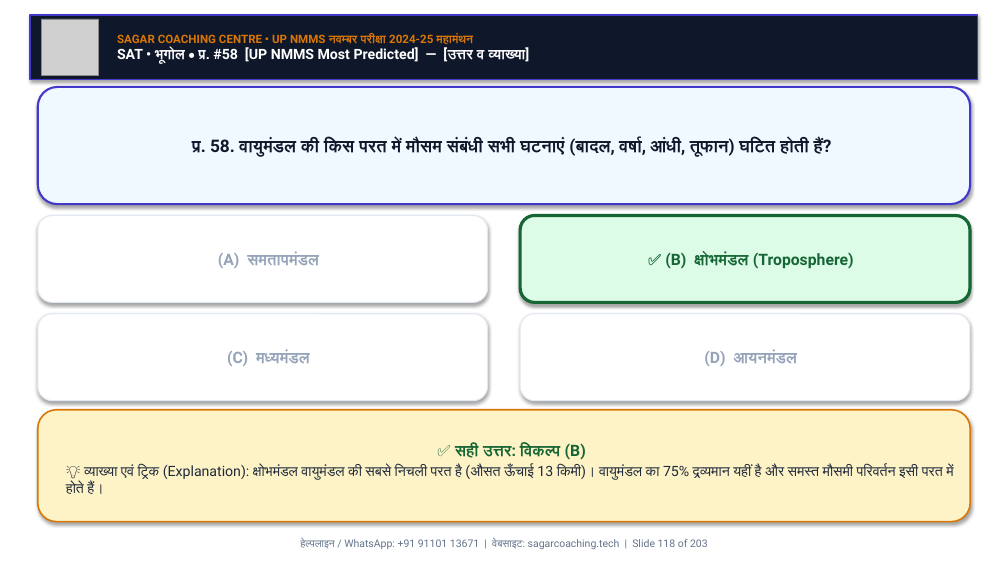
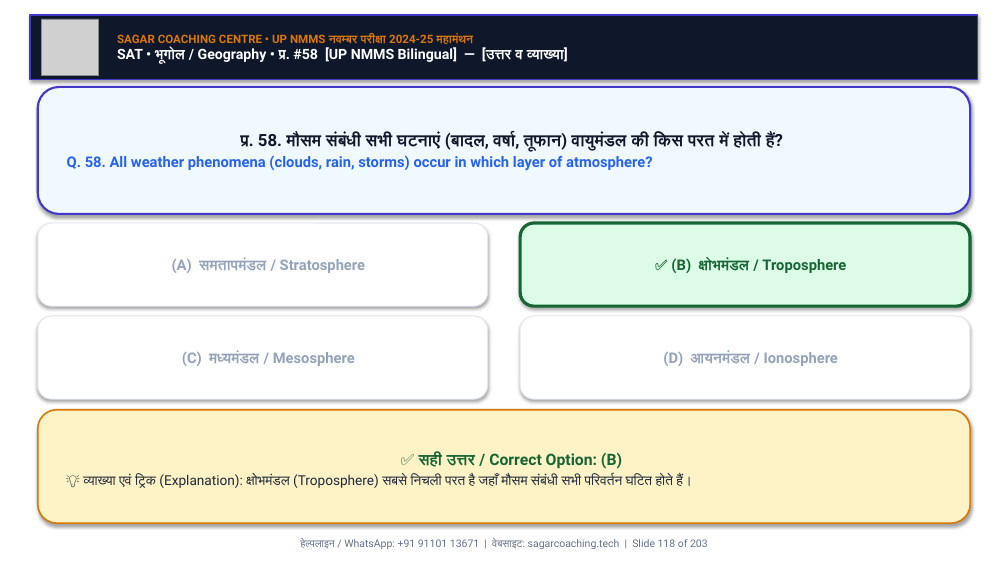
Before and after one commit to Sudhirkr85/nnms, a slide deck: slide 118 of UP_NMMS_MahaManthan_Nov_Exam_SagarSir/UP_NMMS_SAT_MahaManthan_100Q_Nov_Exam.pptx. Drawn at 1008x567 pixels with LibreOffice and Linux fonts; fonts in the diff are those of the drawing; grey boxes stand for pictures. Boxes give left, top, right and bottom in pixels: in the first picture for what was removed or moved away, otherwise in the second. Text is boxed around its words. In the diff, an @@ line names an element or a change of style, - is before the commit and + after.

Commit message:
feat: convert UP NMMS MAT & SAT MahaManthan PPTs and PDFs to bilingual (Hindi + English) format

```diff
--- a/UP_NMMS_MahaManthan_Nov_Exam_SagarSir/UP_NMMS_SAT_MahaManthan_100Q_Nov_Exam.pptx
+++ b/UP_NMMS_MahaManthan_Nov_Exam_SagarSir/UP_NMMS_SAT_MahaManthan_100Q_Nov_Exam.pptx
@@ text at <box>117,47,568,64</box>: text changed @@
-SAT • भूगोल • प्र. #58 [UP NMMS Most Predicted] — [उत्तर व व्याख्या]
+SAT • भूगोल / Geography • प्र. #58 [UP NMMS Bilingual] — [उत्तर व व्याख्या]
@@ rounded rectangle "प्र. 58. मौसम संबंधी सभी ...": place and size @@
-rounded rectangle "प्र. 58. मौसम संबंधी सभी ..." at <box>38,87,970,204</box>
+rounded rectangle "प्र. 58. मौसम संबंधी सभी ..." at <box>38,87,970,214</box>
@@ text in rounded rectangle at <box>67,133,783,170</box>: text changed; size 16.5 to 14 pt; text colour #0F172A to #2563EB @@
-प्र. 58. वायुमंडल की किस परत में मौसम संबंधी सभी घटनाएं (बादल, वर्षा, आंधी, तूफान) घटित होती हैं?
+प्र. 58. मौसम संबंधी सभी घटनाएं (बादल, वर्षा, तूफान) वायुमंडल की किस परत में होती हैं?
+Q. 58. All weather phenomena (clouds, rain, storms) occur in which layer of atmosphere?
@@ rounded rectangle "(A) समतापमंडल / Stratosphere": place and size @@
-rounded rectangle "(A) समतापमंडल / Stratosphere" at <box>38,216,488,302</box>
+rounded rectangle "(A) समतापमंडल / Stratosphere" at <box>38,223,488,306</box>
@@ rounded rectangle "✅ (B) क्षोभमंडल / Troposphere": place and size @@
-rounded rectangle "✅ (B) क्षोभमंडल / Troposphere" at <box>520,216,970,302</box>
+rounded rectangle "✅ (B) क्षोभमंडल / Troposphere" at <box>520,223,970,306</box>
@@ text in rounded rectangle at <box>172,258,365,273</box>: text changed; size 15 to 14 pt @@
-(A) समतापमंडल
+(A) समतापमंडल / Stratosphere
@@ text in rounded rectangle at <box>671,258,846,273</box>: text changed; size 15 to 14 pt @@
-✅ (B) क्षोभमंडल (Troposphere)
+✅ (B) क्षोभमंडल / Troposphere
@@ text in rounded rectangle at <box>182,351,355,366</box>: text changed; size 15 to 14 pt @@
-(C) मध्यमंडल
+(C) मध्यमंडल / Mesosphere
@@ text in rounded rectangle at <box>663,351,838,366</box>: text changed; size 15 to 14 pt @@
-(D) आयनमंडल
+(D) आयनमंडल / Ionosphere
@@ text in rounded rectangle at <box>83,452,692,489</box>: text changed; size 13.5 to 13 pt @@
-✅ सही उत्तर: विकल्प (B)
-💡 व्याख्या एवं ट्रिक (Explanation): क्षोभमंडल वायुमंडल की सबसे निचली परत है (औसत ऊँचाई 13 किमी)। वायुमंडल का 75% द्रव्यमान यहीं है और समस्त मौसमी परिवर्तन इसी परत में होते हैं।
+✅ सही उत्तर / Correct Option: (B)
+💡 व्याख्या एवं ट्रिक (Explanation): क्षोभमंडल (Troposphere) सबसे निचली परत है जहाँ मौसम संबंधी सभी परिवर्तन घटित होते हैं।
```
Also in this commit, not shown: 200 other slides changed, 9 other files.
